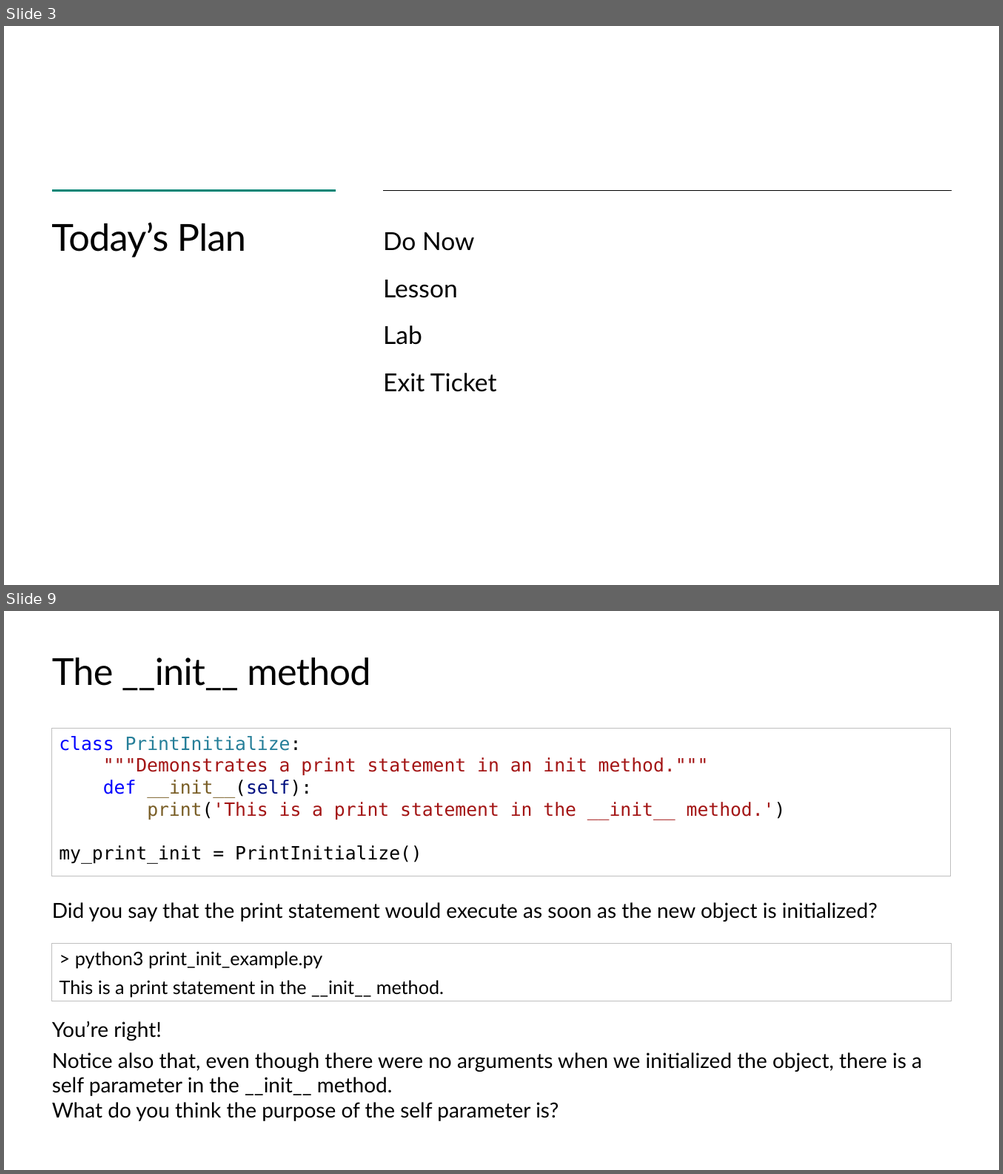
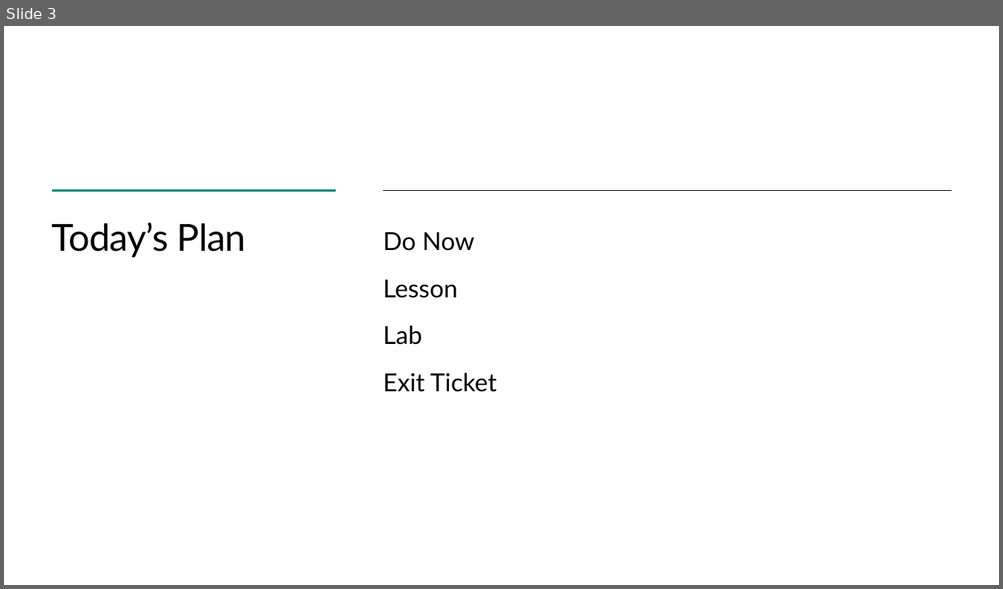
Before and after one commit to TEALSK12/2nd-semester-introduction-to-computer-science, a slide deck: docs/units/7_unit/slidedecks/Intro Python 7.02 TEALS.pptx. Shown one above the other, each under a label of ours: slides 3 and 9 before the commit, slide 3 after it; the slides between them are not shown. The pictures are 1003x1174 and 1003x589 pixels, drawn with LibreOffice and Linux fonts; fonts in the diff are those of the drawing; background and template pictures are left out. Boxes give left, top, right and bottom in pixels: in the first picture for what was removed or moved away, otherwise in the second. Text is boxed around its words. In the diff, an @@ line names an element or a change of style, - is before the commit and + after.

```diff
--- a/docs/units/7_unit/slidedecks/Intro Python 7.02 TEALS.pptx
+++ b/docs/units/7_unit/slidedecks/Intro Python 7.02 TEALS.pptx
@@ slide 9 removed at (x1=4, y1=611, x2=999, y2=1170), background #FFFFFF @@
@@ title removed at (x1=52, y1=658, x2=370, y2=691) @@
-The __init__ method
@@ rectangle removed at (x1=52, y1=728, x2=950, y2=877) @@
-class PrintInitialize:
-"""Demonstrates a print statement in an init method."""
-def __init__(self):
-print('This is a print statement in the __init__ method.')
-my_print_init = PrintInitialize()
@@ text removed at (x1=52, y1=903, x2=877, y2=922) @@
-Did you say that the print statement would execute as soon as the new object is initialized?
@@ rectangle removed at (x1=52, y1=944, x2=950, y2=1001) @@
-> python3 print_init_example.py
-This is a print statement in the __init__ method.
@@ text removed at (x1=52, y1=1022, x2=922, y2=1122) @@
-You’re right!
-Notice also that, even though there were no arguments when we initialized the object, there is a self parameter in the __init__ method.
-What do you think the purpose of the self parameter is?
```
Also in this commit, not shown: 3 slides changed, 13 slides added, 9 other slides removed, 26 other files.
